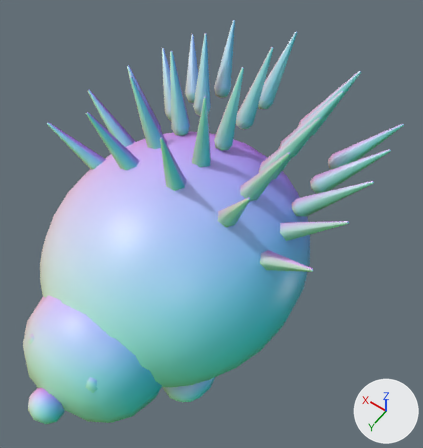
The glTF model game/assets/models/units/pet_hedgehog.glb: old version first, new version second.
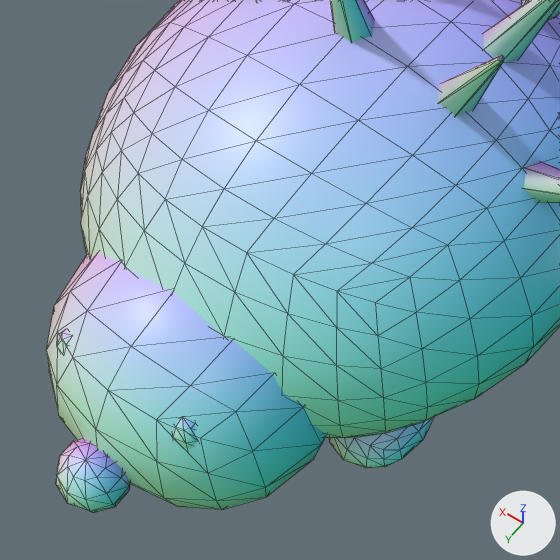
Each version is shown whole from a camera (50 mm lens) standing at (-0.159, 0.172, 0.403) and looking at (-0.017, -0.026, 0.091), then close up on the part from 0% to 66% of the width and 38% to 100% of the height. The axes (+X, +Y, +Z) are drawn at lower right. The lights are the same throughout. The older version's two pictures come first. The close-ups show mesh edges as thin lines. Where no turn or scale is listed for an object, it has been applied to the vertices.

Objects in the first close-up: 'hedgehog'.
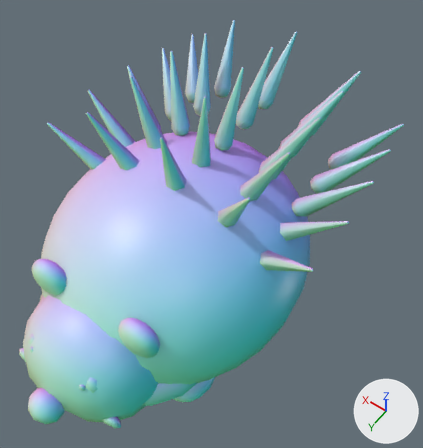
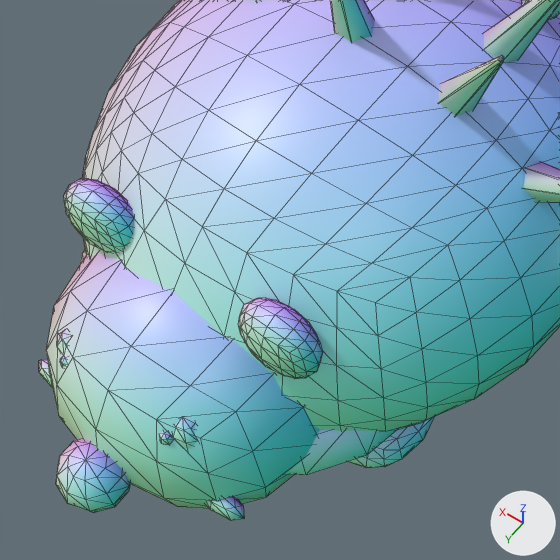
Boxes [x1, y1, x2, y2] around the edits, measured in the close-ups (560 x 560 px):
'hedgehog', reshaped: before [46, 0, 560, 513]; after [39, 0, 560, 520]
part 1 of me_hedgehog, added: after [238, 298, 323, 379]
part 2 of me_hedgehog, added: after [64, 179, 134, 253]
part 3 of me_hedgehog, added: after [204, 497, 244, 520]
part 4 of me_hedgehog, added: after [159, 432, 172, 445]
part 5 of me_hedgehog, added: after [39, 359, 53, 388]
part 6 of me_hedgehog, added: after [60, 355, 67, 368]
part 7 of me_hedgehog, added (mostly hidden): after [80, 250, 399, 475]

Diff of the bpy script that builds the scene:
```diff
--- a/game/assets/models/units/pet_hedgehog.glb.py
+++ b/game/assets/models/units/pet_hedgehog.glb.py
@@ mat_m_team @@
+mat_m_team = bpy.data.materials.new('M_team')
+mat_m_team.use_nodes = True; mat_m_team.node_tree.nodes.clear()
+_N = mat_m_team.node_tree.nodes; _L = mat_m_team.node_tree.links
+n0 = _N.new('ShaderNodeBsdfPrincipled'); n0.name = 'Principled BSDF'
+n0.inputs[2].default_value = 0.4  # 'Roughness'
+n1 = _N.new('ShaderNodeOutputMaterial'); n1.name = 'Material Output'
+n2 = _N.new('ShaderNodeVertexColor'); n2.name = 'Color Attribute'
+_L.new(n0.outputs[0], n1.inputs[0])  # 'BSDF' to 'Surface'
+_L.new(n2.outputs[0], n0.inputs[0])  # 'Color' to 'Base Color'
@@ mat_m_flat @@
+mat_m_flat = bpy.data.materials.new('M_flat')
+mat_m_flat.use_nodes = True; mat_m_flat.node_tree.nodes.clear()
+_N = mat_m_flat.node_tree.nodes; _L = mat_m_flat.node_tree.links
+n0 = _N.new('ShaderNodeBsdfPrincipled'); n0.name = 'Principled BSDF'
+n0.inputs[2].default_value = 0.4  # 'Roughness'
+n1 = _N.new('ShaderNodeOutputMaterial'); n1.name = 'Material Output'
+n2 = _N.new('ShaderNodeVertexColor'); n2.name = 'Color Attribute'
+_L.new(n0.outputs[0], n1.inputs[0])  # 'BSDF' to 'Surface'
+_L.new(n2.outputs[0], n0.inputs[0])  # 'Color' to 'Base Color'
@@ me_hedgehog @@
 # used by ob_hedgehog; location = (0.0, 0.0, 0.0)
-me_hedgehog.from_pydata(...)  # 1486 vertices, 2844 faces; spans x -0.102..0.102, y -0.151..0.133, z -0.005..0.181
+me_hedgehog.from_pydata(...)  # 1888 vertices, 3620 faces; spans x -0.102..0.102, y -0.151..0.133, z -0.005..0.181
+# me_hedgehog part 1: the loose piece of 98 vertices spanning x -0.063..-0.027, y 0.018..0.062, z -0.002..0.018 is copied, and the copy is scaled about its middle by (0.778, 0.364, 1.4), then moved by (0.01, 0.03, 0.092); it spans x -0.049..-0.021, y 0.062..0.078, z 0.086..0.114
+# me_hedgehog part 2: the loose piece of 98 vertices spanning x 0.027..0.063, y 0.018..0.062, z -0.002..0.018 is copied, and the copy is scaled about its middle by (0.778, 0.364, 1.4), then moved by (-0.01, 0.03, 0.092); it spans x 0.021..0.049, y 0.062..0.078, z 0.086..0.114
+# me_hedgehog part 3: a new loose piece, a UV sphere (8 segments, 4 rings, poles along z) spanning x -0.044..-0.024, y 0.101..0.109, z 0.044..0.056, in mat_m_flat
+# me_hedgehog part 4: a new loose piece, a UV sphere (6 segments, 4 rings, poles along z) spanning x -0.0222..-0.0178, y 0.104..0.108, z 0.076..0.082, in mat_m_flat
+# me_hedgehog part 5: a new loose piece, a UV sphere (8 segments, 4 rings, poles along z) spanning x 0.024..0.044, y 0.101..0.109, z 0.044..0.056, in mat_m_flat
+# me_hedgehog part 6: a new loose piece, a UV sphere (6 segments, 4 rings, poles along z) spanning x 0.0178..0.0222, y 0.104..0.108, z 0.076..0.082, in mat_m_flat
+# me_hedgehog part 7: a new loose piece of 90 vertices spanning x -0.066..0.066, y -0.002..0.102, z 0.04..0.06, in mat_m_team
+# other edits to the shape of me_hedgehog do not show in these pictures
 me_hedgehog.materials.append(mat_m_toon_base)
 me_hedgehog.materials.append(mat_m_eye)
+me_hedgehog.materials.append(mat_m_flat)
+me_hedgehog.materials.append(mat_m_team)
```
